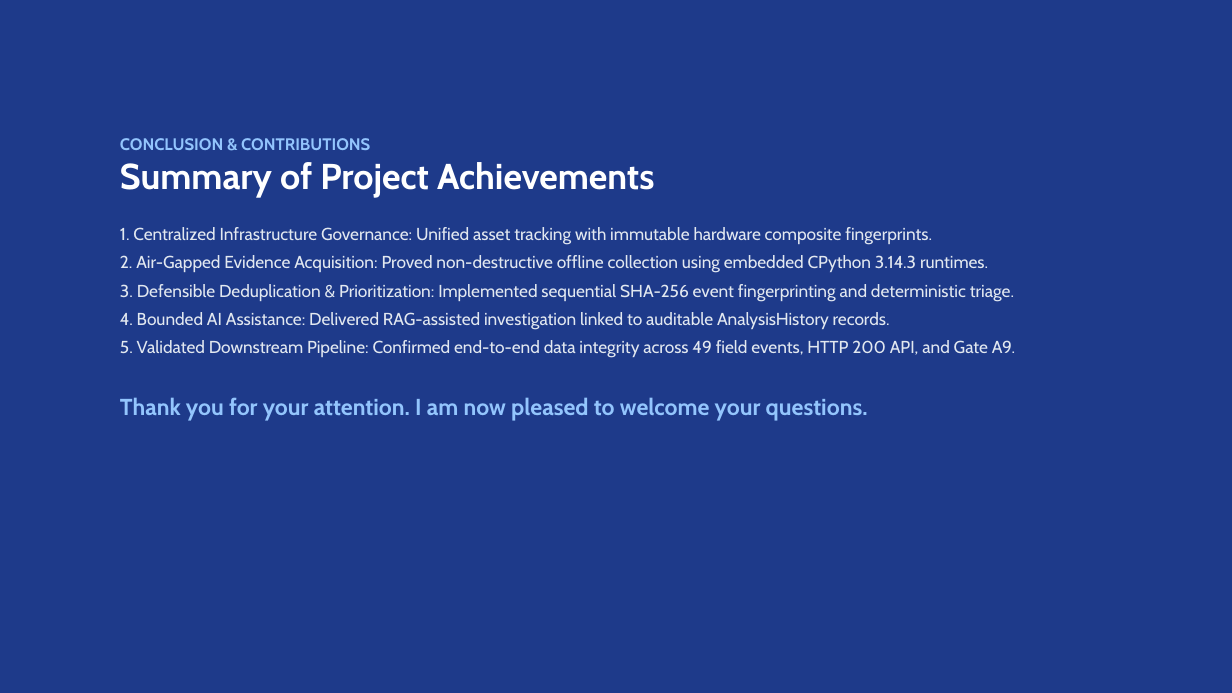
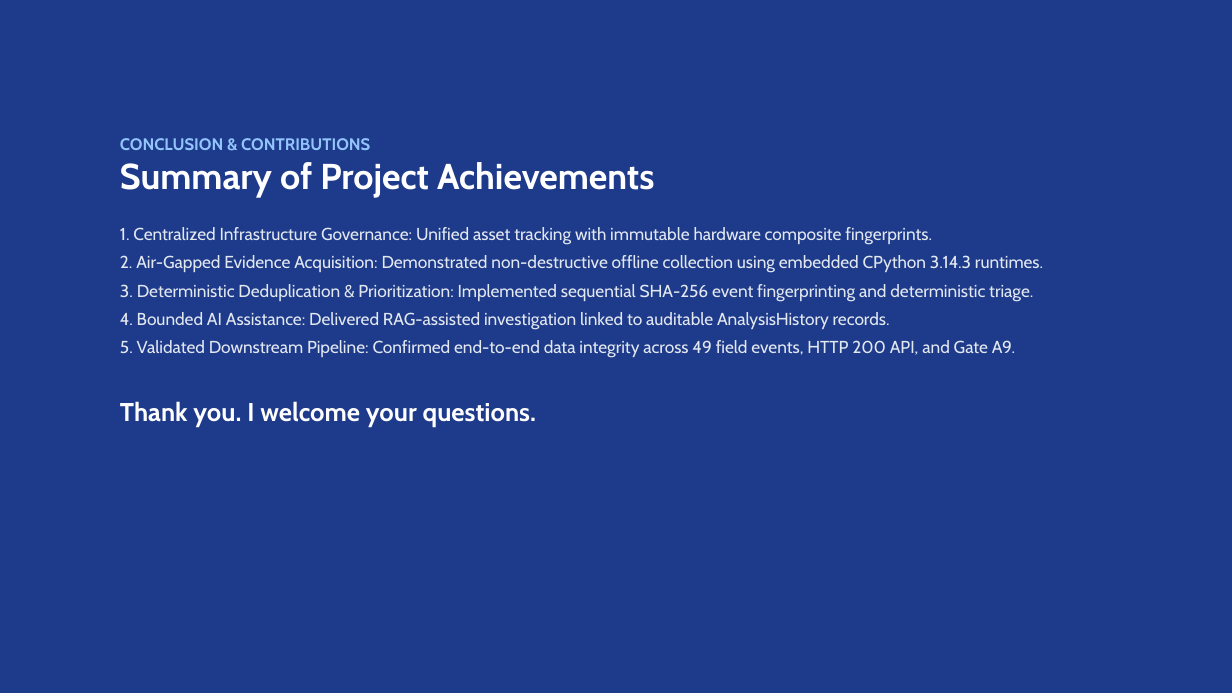
Before and after one commit to Ratthabhumi/EIMS, a slide deck: slide 15 of docs/presentation/EIMS_COOP_PRESENTATION_2026.pptx. Drawn at 1232x693 pixels with LibreOffice and Linux fonts; fonts in the diff are those of the drawing. Boxes give left, top, right and bottom in pixels: in the first picture for what was removed or moved away, otherwise in the second. Text is boxed around its words. In the diff, an @@ line names an element or a change of style, - is before the commit and + after.

```diff
--- a/docs/presentation/EIMS_COOP_PRESENTATION_2026.pptx
+++ b/docs/presentation/EIMS_COOP_PRESENTATION_2026.pptx
@@ text at bbox=[120, 255, 1043, 301]: text changed @@
-2. Air-Gapped Evidence Acquisition: Proved non-destructive offline collection using embedded CPython 3.14.3 runtimes.
-3. Defensible Deduplication & Prioritization: Implemented sequential SHA-256 event fingerprinting and deterministic triage.
+2. Air-Gapped Evidence Acquisition: Demonstrated non-destructive offline collection using embedded CPython 3.14.3 runtimes.
+3. Deterministic Deduplication & Prioritization: Implemented sequential SHA-256 event fingerprinting and deterministic triage.
@@ text at bbox=[120, 401, 536, 427]: text changed; size 18 to 20 pt; text colour #93C5FD to #FFFFFF @@
-Thank you for your attention. I am now pleased to welcome your questions.
+Thank you. I welcome your questions.
```
Also in this commit, not shown: 14 other slides changed, 16 other files.
